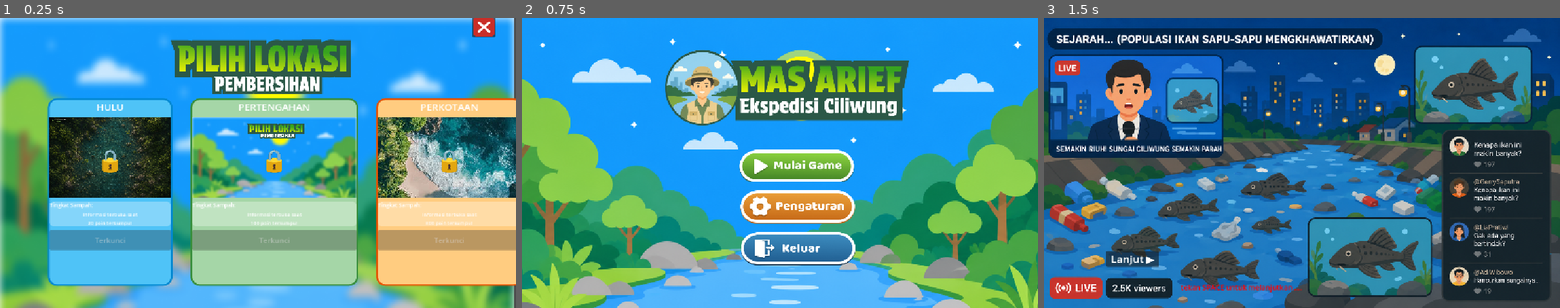
Above: before the commit, frames 1-3 (left to right).
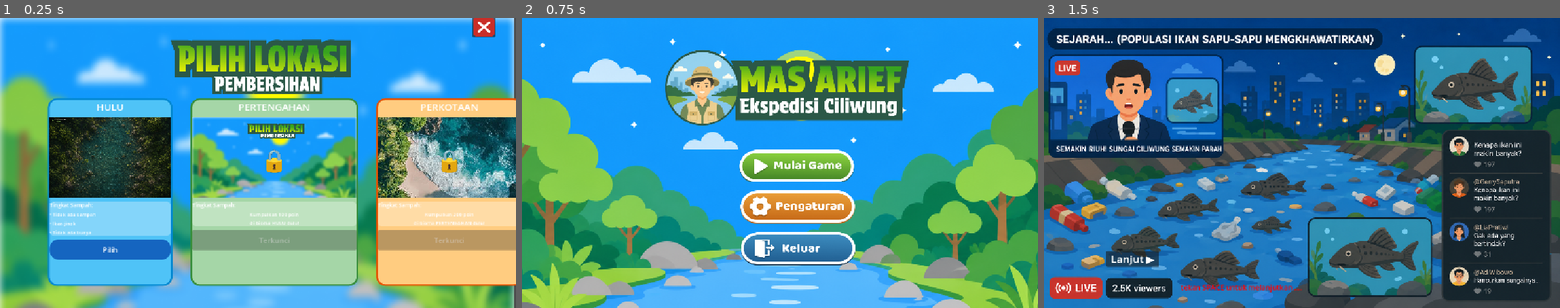
Above: after the commit, the same moments.

Repository: p4rtof/Pandawara
Game: Godot game, scene res://scene/pilih_bioma.tscn
The game is run twice, just before and just after one commit, with the same random seed, the same clock (stepped at 60 frames per second) and the same inputs. This scene is started directly instead of the project's main scene.
Inputs (mouse positions are in pixels of both pictures, inside the frame that each line leads up to):
- Up to frame 1 (0.25 s): no input
- Up to frame 2 (0.75 s): click (1007, 26) at 0.5 s
- Up to frame 3 (1.5 s): click (1317, 165) at 1.25 s

The runs differ from the first frame. In frame 1, 3.3% of the frame differs, in the area x 9-94%, y 45-84%; in frame 2, nothing differs; in frame 3, nothing differs.

Commit message:
fix:unlock bioma

Diff:
--- a/script/global.gd
+++ b/script/global.gd
@@ -3,10 +3,12 @@
 var poin = 0
 var nyawa = 3
 var album_koleksi = []
-var bioma_dipilih = 0  # ← TAMBAH INI
+var bioma_dipilih = 0
+var poin_per_bioma = [0, 0, 0]  # ← [hulu, pertengahan, perkotaan]
 
 func reset_game():
 	poin = 0
 	nyawa = 3
 	album_koleksi.clear()
 	bioma_dipilih = 0
+	# poin_per_bioma TIDAK direset biar progress unlock tetap tersimpan
--- a/script/ikan.gd
+++ b/script/ikan.gd
@@ -78,6 +78,7 @@
 
 		if adalah_sapu_sapu:
 			Global.poin += poin_tangkap
+			Global.poin_per_bioma[Global.bioma_dipilih] += poin_tangkap
 			print("✅ Poin: +", poin_tangkap, " Total: ", Global.poin)
 		else:
 			if Global.nyawa > 0:
--- a/script/pilih_bioma.gd
+++ b/script/pilih_bioma.gd
@@ -4,7 +4,8 @@
 	{
 		"nama": "HULU",
 		"gambar": "res://asset/bg_sungai.png",
-		"kunci_poin": 20,
+		"kunci_dari_bioma": -1,
+		"kunci_poin": 0,
 		"warna": Color("#4fc3f7"),
 		"warna_gelap": Color("#0288d1"),
 		"info": ["Tidak ada sampah", "Ikan jinak", "Tidak ada buaya"],
@@ -13,19 +14,21 @@
 	{
 		"nama": "PERTENGAHAN",
 		"gambar": "res://asset/bg_blur.png",
+		"kunci_dari_bioma": 0,
 		"kunci_poin": 100,
 		"warna": Color("#a5d6a7"),
 		"warna_gelap": Color("#388e3c"),
-		"info": [],
+		"info": ["Ada sedikit sampah", "Ikan lebih waspada"],
 		"index": 1
 	},
 	{
 		"nama": "PERKOTAAN",
 		"gambar": "res://asset/bg_pantai.png",
-		"kunci_poin": 300,
+		"kunci_dari_bioma": 1,
+		"kunci_poin": 200,
 		"warna": Color("#ffcc80"),
 		"warna_gelap": Color("#e65100"),
-		"info": [],
+		"info": ["Banyak sampah", "Ikan agresif", "Hati-hati buaya"],
 		"index": 2
 	}
 ]
@@ -39,11 +42,16 @@
 
 func _buat_semua_kartu():
 	for data in BIOMA:
-		var kartu = _buat_kartu(data)
-		hbox.add_child(kartu)
+		hbox.add_child(_buat_kartu(data))
+
+func _cek_terkunci(data: Dictionary) -> bool:
+	if data["kunci_dari_bioma"] == -1:
+		return false  # Hulu selalu terbuka
+	var poin_bioma_syarat = Global.poin_per_bioma[data["kunci_dari_bioma"]]
+	return poin_bioma_syarat < data["kunci_poin"]
 
 func _buat_kartu(data: Dictionary) -> Control:
-	var terkunci = Global.poin < data["kunci_poin"]
+	var terkunci = _cek_terkunci(data)
 
 	# Panel utama
 	var panel = PanelContainer.new()
@@ -82,7 +90,7 @@
 	img.set_anchors_and_offsets_preset(Control.PRESET_FULL_RECT)
 	gambar_cont.add_child(img)
 
-	# Icon gembok jika terkunci
+	# Gembok jika terkunci
 	if terkunci:
 		var gembok = Label.new()
 		gembok.text = "🔒"
@@ -92,7 +100,7 @@
 		gembok.set_anchors_and_offsets_preset(Control.PRESET_FULL_RECT)
 		gambar_cont.add_child(gembok)
 
-	# Info tingkat sampah
+	# Info panel
 	var info_panel = PanelContainer.new()
 	var info_style = StyleBoxFlat.new()
 	info_style.bg_color = Color(1, 1, 1, 0.3)
@@ -109,8 +117,9 @@
 	info_vbox.add_child(tingkat_label)
 
 	if terkunci:
+		var nama_syarat = BIOMA[data["kunci_dari_bioma"]]["nama"]
 		var locked_label = Label.new()
-		locked_label.text = "Informasi terbuka saat\n%d poin terkumpul" % data["kunci_poin"]
+		locked_label.text = "Kumpulkan %d poin\ndi bioma %s dulu!" % [data["kunci_poin"], nama_syarat]
 		locked_label.horizontal_alignment = HORIZONTAL_ALIGNMENT_CENTER
 		locked_label.add_theme_font_size_override("font_size", 11)
 		info_vbox.add_child(locked_label)
@@ -125,6 +134,7 @@
 	var tombol = Button.new()
 	tombol.custom_minimum_size = Vector2(240, 45)
 	var tombol_style = StyleBoxFlat.new()
+	tombol_style.set_corner_radius_all(20)
 
 	if terkunci:
 		tombol.text = "Terkunci"
@@ -136,7 +146,6 @@
 		var idx = data["index"]
 		tombol.pressed.connect(func(): _pilih_bioma(idx))
 
-	tombol_style.set_corner_radius_all(20)
 	tombol.add_theme_stylebox_override("normal", tombol_style)
 	tombol.add_theme_color_override("font_color", Color.WHITE)
 	tombol.add_theme_font_size_override("font_size", 16)
